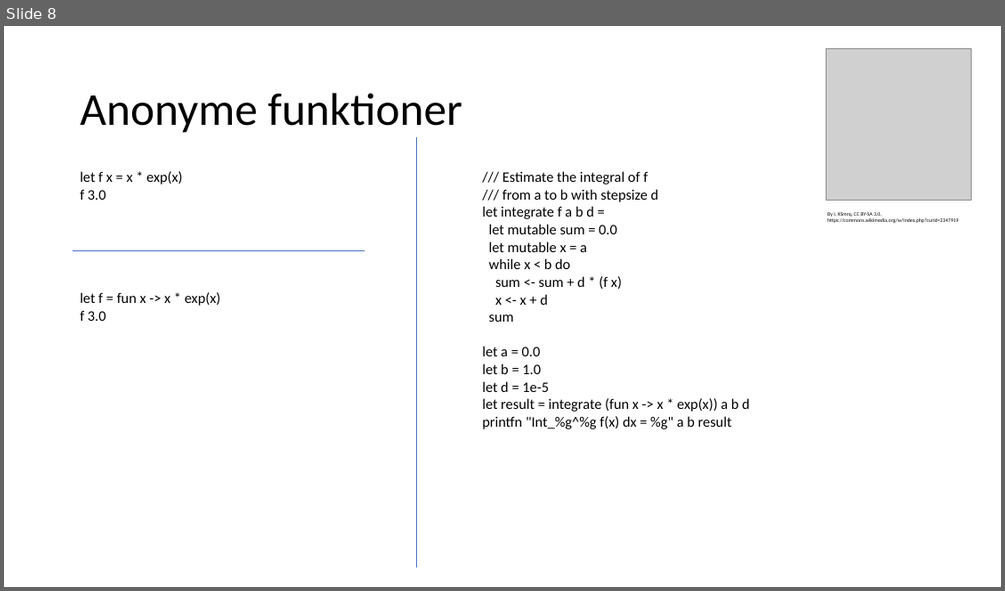
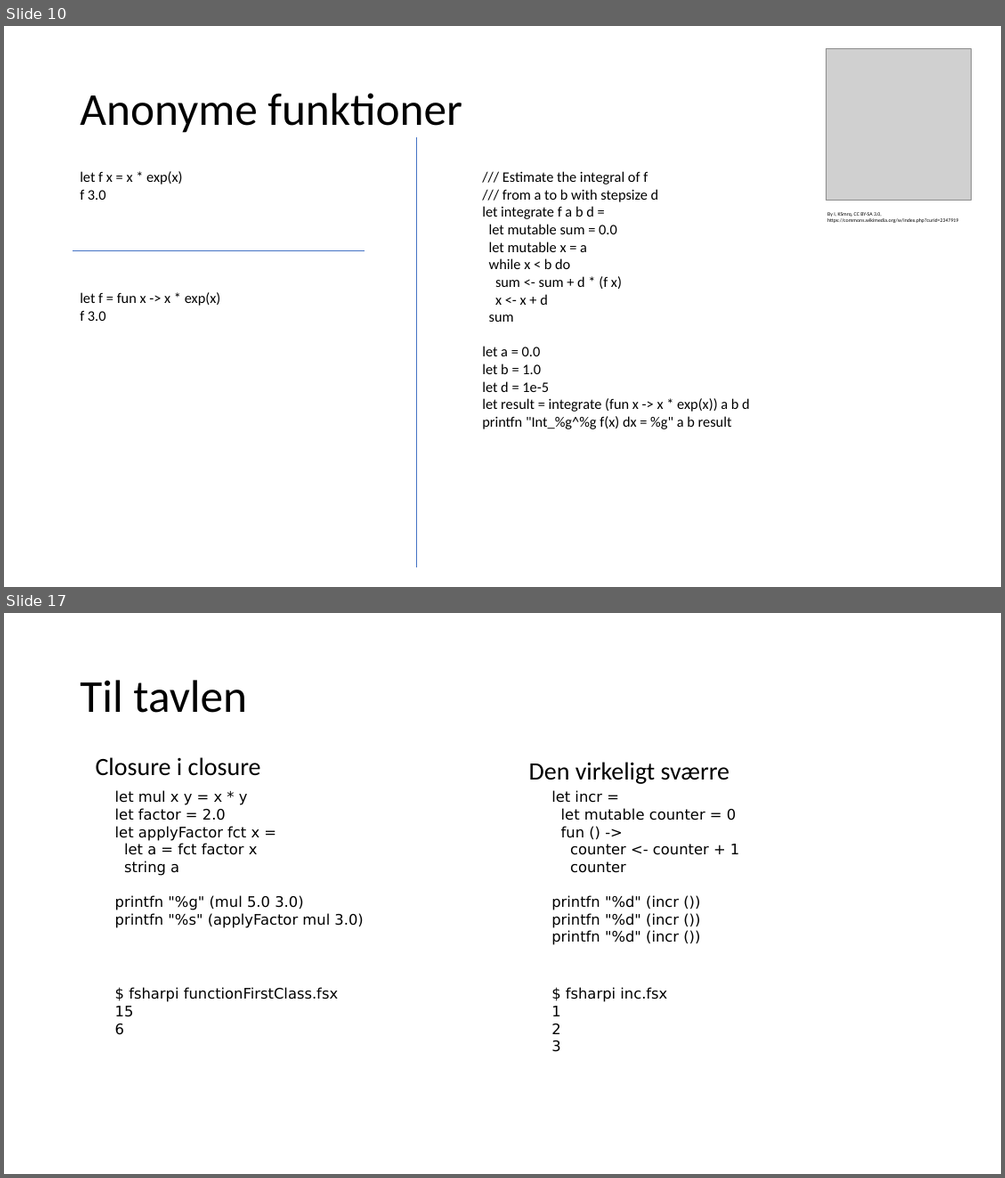
Before and after one commit to fisterloegsovs/pop22, a slide deck: lectures/4.2StackHeapRefsHigherOrderFcts/lecture.pptx. Shown one above the other, each under a label of ours: slide 8 before the commit, slides 10 and 17 after it; the slides between them are not shown. The pictures are 1005x591 and 1005x1178 pixels, drawn with LibreOffice and Linux fonts; fonts in the diff are those of the drawing; grey boxes stand for pictures. Boxes give left, top, right and bottom in pixels: in the first picture for what was removed or moved away, otherwise in the second. Text is boxed around its words. In the diff, an @@ line names an element or a change of style, - is before the commit and + after.

```diff
--- a/lectures/4.2StackHeapRefsHigherOrderFcts/lecture.pptx
+++ b/lectures/4.2StackHeapRefsHigherOrderFcts/lecture.pptx
@@ slide 17 added at [4,613,1001,1174], background #FFFFFF @@
@@ title added at [80,680,247,713], 44 pt, text #000000 @@
+Til tavlen
@@ text added at [96,757,261,776], 24 pt, text #000000 @@
+Closure i closure
@@ text added at [529,762,729,784], 24 pt, text #000000 @@
+Den virkeligt sværre
@@ text added at [115,790,363,928], 14 pt, text #000000 @@
+let mul x y = x * y
+let factor = 2.0
+let applyFactor fct x =
+let a = fct factor x
+string a
+printfn "%g" (mul 5.0 3.0)
+printfn "%s" (applyFactor mul 3.0)
@@ text added at [551,790,739,945], 14 pt, text #000000 @@
+let incr =
+let mutable counter = 0
+fun () ->
+counter <- counter + 1
+counter
+printfn "%d" (incr ())
+printfn "%d" (incr ())
+printfn "%d" (incr ())
@@ text added at [115,987,338,1035], 14 pt, text #000000 @@
+$ fsharpi functionFirstClass.fsx
+15
+6
@@ text added at [551,987,667,1052], 14 pt, text #000000 @@
+$ fsharpi inc.fsx
+1
+2
+3
@@ what was slide 8 is now slide 10 @@
```
Also in this commit, not shown: 1 slide changed, 8 other slides added, 10 other files.
